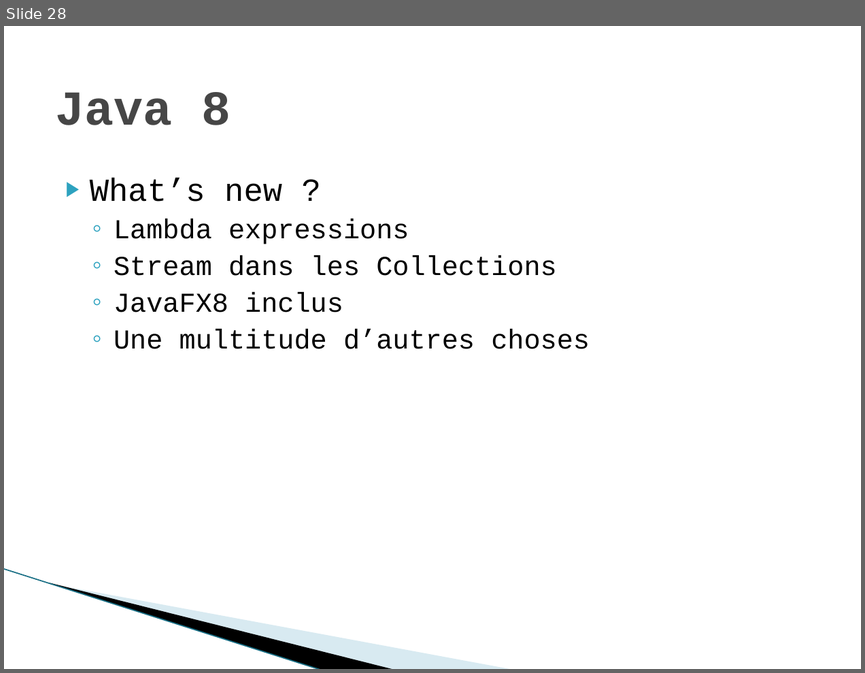
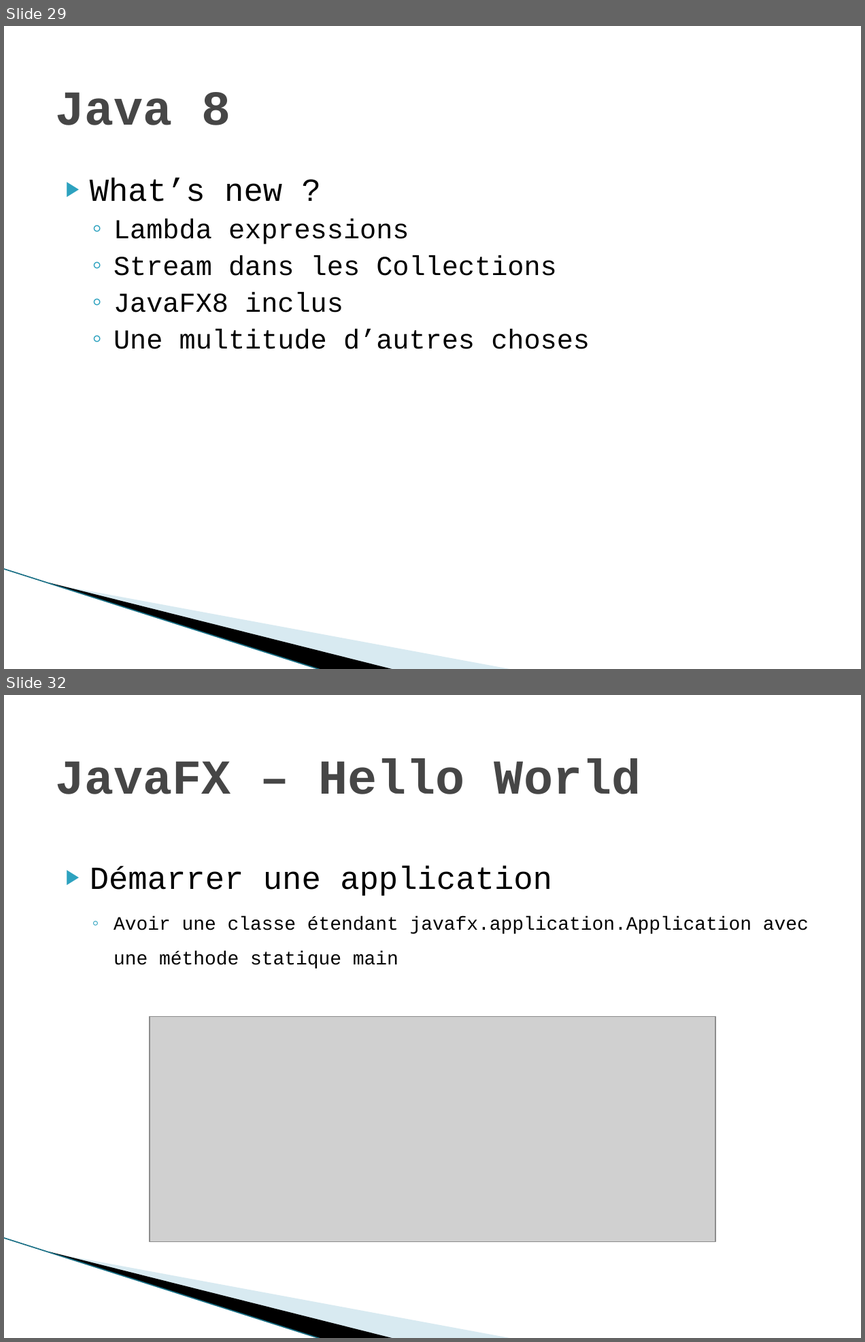
Before and after one commit to andreaubin/formationjava, a slide deck: resources/Java avancé.pptx. Shown one above the other, each under a label of ours: slide 28 before the commit, slides 29 and 32 after it; the slides between them are not shown. The pictures are 865x673 and 865x1342 pixels, drawn with LibreOffice and Linux fonts; fonts in the diff are those of the drawing; grey boxes stand for pictures; background and template pictures are left out. Boxes give left, top, right and bottom in pixels: in the first picture for what was removed or moved away, otherwise in the second. Text is boxed around its words. In the diff, an @@ line names an element or a change of style, - is before the commit and + after.

```diff
--- a/resources/Java avancé.pptx
+++ b/resources/Java avancé.pptx
@@ slide 32 added at (x1=4, y1=695, x2=861, y2=1338), background #FFFFFF; not listed: 3 template elements that a slide beside it also shows @@
@@ title added at (x1=55, y1=759, x2=640, y2=794), 41 pt, text #464646, bold @@
+JavaFX – Hello World
@@ text added at (x1=90, y1=866, x2=808, y2=968), 16 pt, text #000000 @@
+▶ Démarrer une application
+  ◦ Avoir une classe étendant javafx.application.Application avec une méthode statique main
@@ picture added at (x1=150, y1=1016, x2=715, y2=1241) @@
@@ what was slide 28 is now slide 29 @@
```
Also in this commit, not shown: 8 other slides added.
